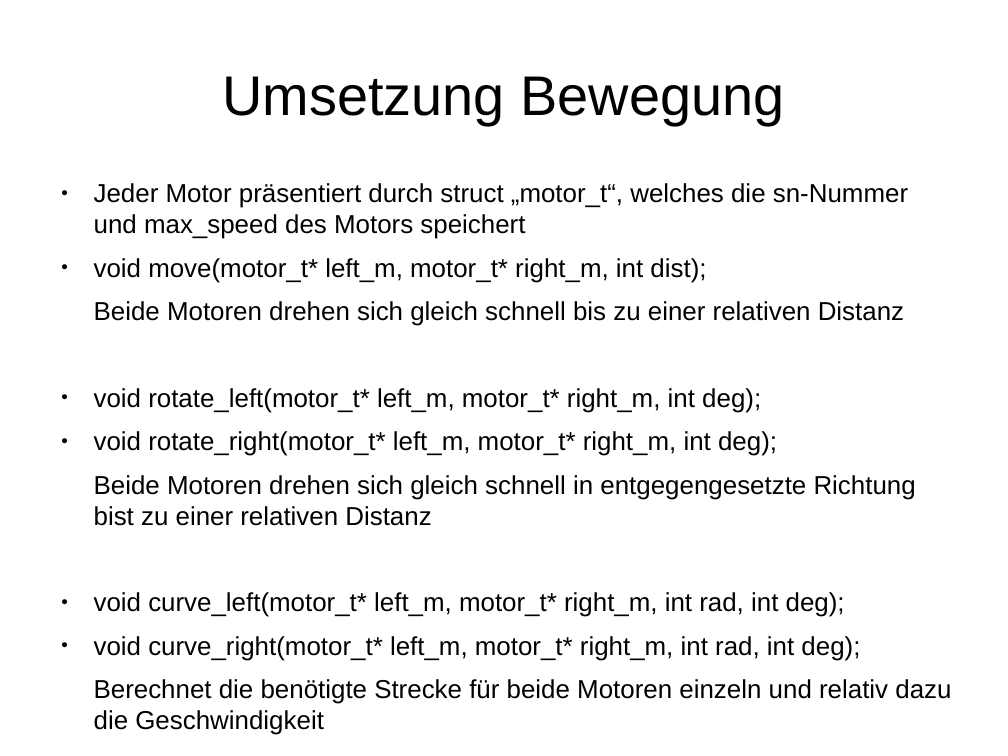
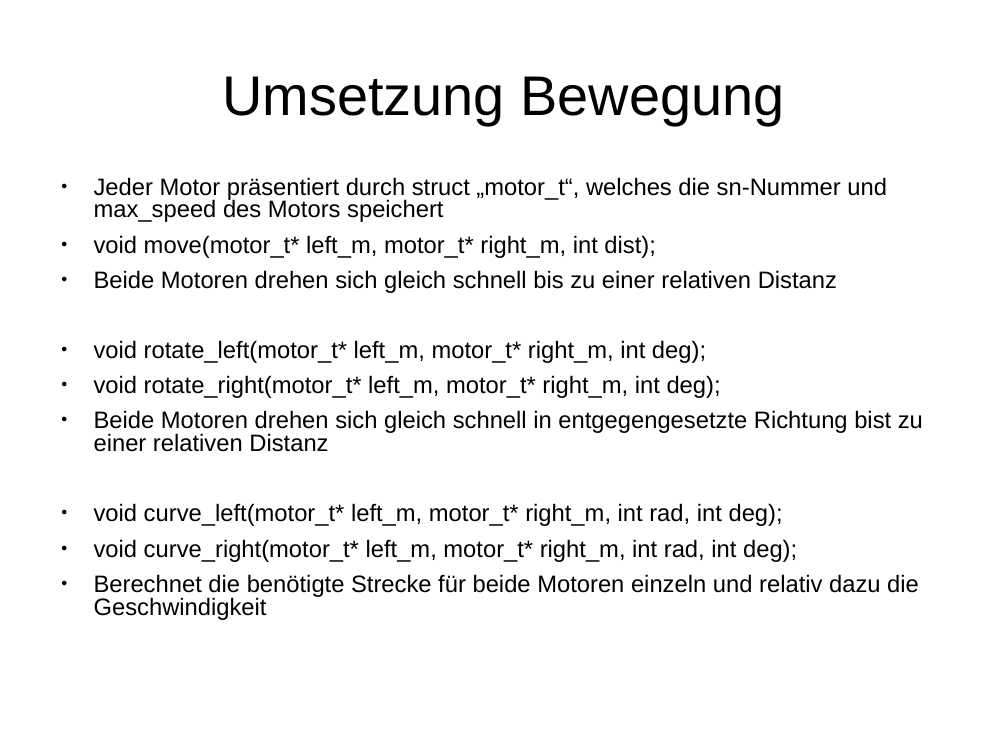
Before and after one commit to AljawadH/Service-Roboter, a slide deck: slide 6 of hwp_service_roboter_vortrag.odp. Drawn at 1008x756 pixels with LibreOffice and Linux fonts; fonts in the diff are those of the drawing. Boxes give left, top, right and bottom in pixels: in the first picture for what was removed or moved away, otherwise in the second. Text is boxed around its words. In the diff, an @@ line names an element or a change of style, - is before the commit and + after.

```diff
--- a/hwp_service_roboter_vortrag.odp
+++ b/hwp_service_roboter_vortrag.odp
@@ text "Jeder Motor präsentiert durch struct ..." at bbox=[94, 177, 923, 620]: size 20.4 to 18.7 pt; indent changed; line spacing 1 to 0.8; bullet none to ● @@
```
Also in this commit, not shown: 8 other slides changed.
